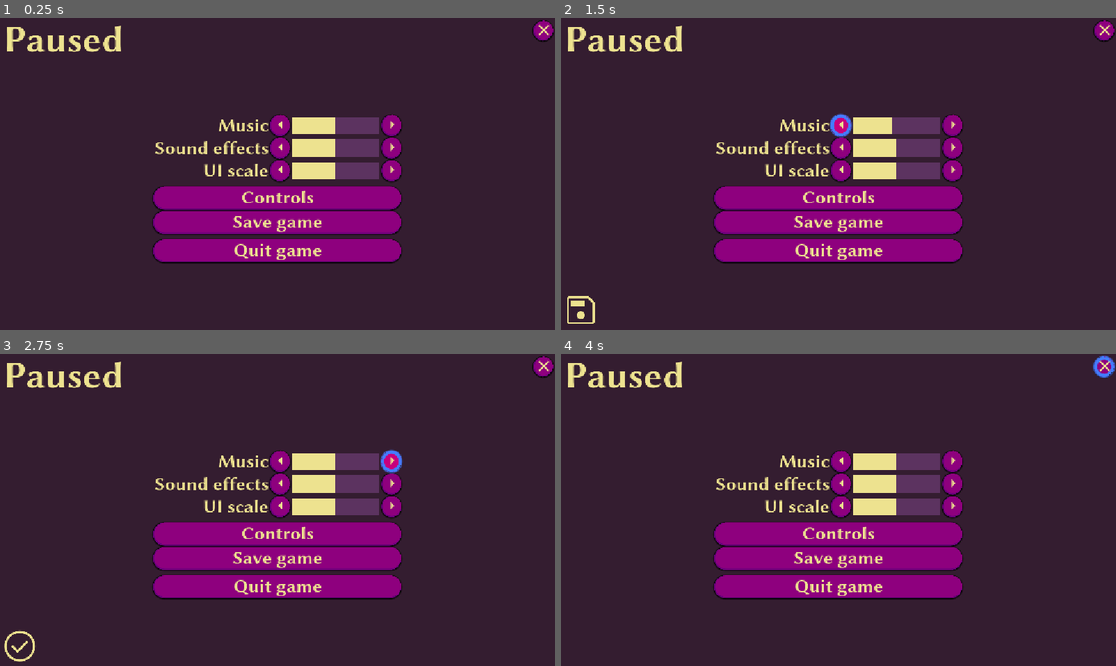
Above: before the commit, frames 1-4 (two rows, left to right).
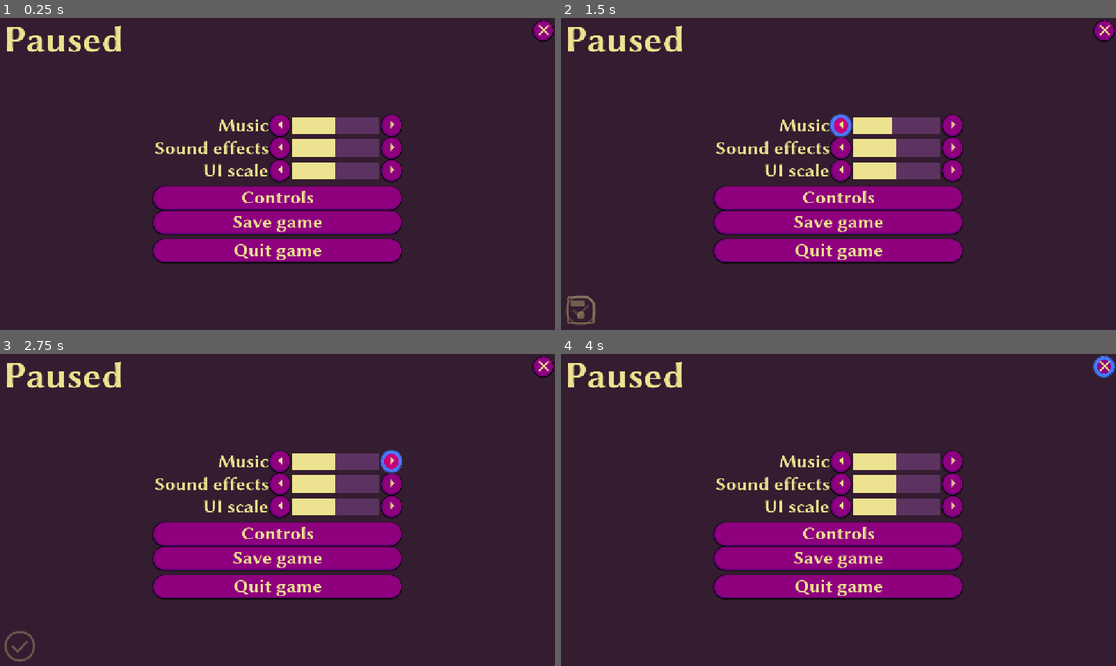
Above: after the commit, the same moments.

Repository: proximadams/Good-UI-Demo
Game: Godot game, scene res://scenes/pause_menu.tscn
The game is run twice, just before and just after one commit, with the same random seed, the same clock (stepped at 60 frames per second) and the same inputs.
Inputs (mouse positions are in pixels of both pictures, inside the frame that each line leads up to):
- Up to frame 1 (0.25 s): no input
- Up to frame 2 (1.5 s): click "Save game" at 0.5 s; click (838, 124) at 1.27 s
- Up to frame 3 (2.75 s): click (388, 460) at 2.02 s
- Up to frame 4 (4 s): click "Controls" at 2.75 s; move the mouse to (960, 494) at 3.52 s; hold Right (ui_right) from 3.53 s (still down); click (960, 494) at 3.67 s

The runs differ from the first frame. In frame 2, 0.3% of the frame differs, in the area x 0-7%, y 88-99%; in frame 3, 0.2%; in frame 4, less than 0.1%.

Commit message:
quit game button asks if you're sure

Diff:
--- a/scenes/pause_menu.tscn
+++ b/scenes/pause_menu.tscn
@@ -12,7 +12,7 @@
 
 [sub_resource type="Animation" id="Animation_knqa7"]
 resource_name = "alert"
-length = 3.0
+length = 2.3
 step = 0.1
 tracks/0/type = "value"
 tracks/0/imported = false
@@ -21,7 +21,7 @@
 tracks/0/interp = 1
 tracks/0/loop_wrap = true
 tracks/0/keys = {
-"times": PackedFloat32Array(0, 1.2, 1.5, 2.5, 3),
+"times": PackedFloat32Array(0, 0.9, 1.1, 1.9, 2.3),
 "transitions": PackedFloat32Array(1, 1, 1, 1, 1),
 "update": 0,
 "values": [Color(1, 1, 1, 0), Color(1, 1, 1, 0), Color(1, 1, 1, 1), Color(1, 1, 1, 1), Color(1, 1, 1, 0)]
@@ -33,7 +33,7 @@
 tracks/1/interp = 1
 tracks/1/loop_wrap = true
 tracks/1/keys = {
-"times": PackedFloat32Array(0, 0.1, 1, 1.3),
+"times": PackedFloat32Array(0, 0.1, 0.8, 1),
 "transitions": PackedFloat32Array(1, 1, 1, 1),
 "update": 0,
 "values": [Color(1, 1, 1, 0), Color(1, 1, 1, 1), Color(1, 1, 1, 1), Color(1, 1, 1, 0)]
@@ -340,6 +340,41 @@
 &"": SubResource("AnimationLibrary_71k7c")
 }
 
+[node name="Control" type="Control" parent="."]
+layout_mode = 1
+anchors_preset = 8
+anchor_left = 0.5
+anchor_top = 0.5
+anchor_right = 0.5
+anchor_bottom = 0.5
+grow_horizontal = 2
+grow_vertical = 2
+
+[node name="ColorRect" type="ColorRect" parent="Control"]
+visible = false
+clip_contents = true
+layout_mode = 1
+anchors_preset = 8
+anchor_left = 0.5
+anchor_top = 0.5
+anchor_right = 0.5
+anchor_bottom = 0.5
+offset_left = -5000.0
+offset_top = -5000.0
+offset_right = 5000.0
+offset_bottom = 5000.0
+grow_horizontal = 2
+grow_vertical = 2
+color = Color(0, 0, 0, 0)
+
+[node name="ConfirmationDialog" type="ConfirmationDialog" parent="Control"]
+title = ""
+position = Vector2i(400, 300)
+size = Vector2i(368, 163)
+ok_button_text = "  Yes  "
+dialog_text = " Quit game? "
+cancel_button_text = "  No  "
+
 [connection signal="ready" from="ButtonDefaultFocus" to="ButtonDefaultFocus" method="grab_focus"]
 [connection signal="pressed" from="ButtonClose" to="." method="queue_free"]
 [connection signal="pressed" from="CentreControls/VBoxContainer/MusicHBoxContainer/ButtonLess" to="." method="_incdec_slider" binds= [0, false]]
@@ -350,4 +385,7 @@
 [connection signal="pressed" from="CentreControls/VBoxContainer/UiScaleHBoxContainer/ButtonMore" to="." method="_incdec_slider" binds= [2, true]]
 [connection signal="pressed" from="CentreControls/VBoxContainer/SaveGameButton" to="GameSavedAlert/AnimationPlayer" method="play" binds= ["alert"]]
 [connection signal="pressed" from="CentreControls/VBoxContainer/SaveGameButton" to="GameSavedAlert/AnimationPlayer" method="seek" binds= [0.0]]
-[connection signal="pressed" from="CentreControls/VBoxContainer/QuitGameButton" to="." method="_on_quit_game_button_pressed"]
+[connection signal="pressed" from="CentreControls/VBoxContainer/QuitGameButton" to="Control/ConfirmationDialog" method="popup"]
+[connection signal="pressed" from="CentreControls/VBoxContainer/QuitGameButton" to="Control/ColorRect" method="set_visible" binds= [true]]
+[connection signal="canceled" from="Control/ConfirmationDialog" to="Control/ColorRect" method="set_visible" binds= [false]]
+[connection signal="confirmed" from="Control/ConfirmationDialog" to="." method="quit_game"]
--- a/scripts/pause_menu.gd
+++ b/scripts/pause_menu.gd
@@ -37,9 +37,6 @@
 		if currChild.tooltip_text != '':
 			currChild.connect('child_entered_tree', try_tooltip_resize)
 
-func _on_quit_game_button_pressed() -> void:
-	tree.quit()
-
 func _incdec_slider(sliderIndex: int, increase: bool) -> void:
 	if 0 <= sliderIndex and sliderIndex < sliderArr.size():
 		var currSlider = sliderArr[sliderIndex]
@@ -72,6 +69,5 @@
 		for currChild in children:
 			currChild.scale = Vector2(scaleValue, scaleValue)
 
-
-func seek(extra_arg_0: float) -> void:
-	pass # Replace with function body.
+func quit_game() -> void:
+	tree.quit()
--- a/themes/menu_default.tres
+++ b/themes/menu_default.tres
@@ -1,6 +1,18 @@
-[gd_resource type="Theme" load_steps=12 format=3 uid="uid://5nde0l3be8rs"]
+[gd_resource type="Theme" load_steps=14 format=3 uid="uid://5nde0l3be8rs"]
 
 [ext_resource type="FontFile" uid="uid://t72y1sbqmcwr" path="res://themes/fonts/LibertinusSans-Bold.ttf" id="1_7v8yb"]
+
+[sub_resource type="StyleBoxFlat" id="StyleBoxFlat_f2vxi"]
+bg_color = Color(0.643137, 0, 0.54902, 1)
+expand_margin_left = 8.0
+expand_margin_top = 30.0
+expand_margin_right = 8.0
+expand_margin_bottom = 8.0
+shadow_color = Color(0, 0, 0, 0.588235)
+shadow_size = 10000
+
+[sub_resource type="StyleBoxFlat" id="StyleBoxFlat_e2633"]
+bg_color = Color(0.419608, 0, 0.486275, 1)
 
 [sub_resource type="StyleBoxFlat" id="StyleBoxFlat_6bk1m"]
 draw_center = false
@@ -75,6 +87,10 @@
 border_color = Color(0.203922, 0.113725, 0.188235, 0)
 
 [resource]
+AcceptDialog/font_sizes/title_font_size = 32
+AcceptDialog/fonts/title_font = ExtResource("1_7v8yb")
+AcceptDialog/styles/embedded_border = SubResource("StyleBoxFlat_f2vxi")
+AcceptDialog/styles/panel = SubResource("StyleBoxFlat_e2633")
 Button/colors/font_color = Color(0.929454, 0.887578, 0.561346, 1)
 Button/colors/font_focus_color = Color(0.929412, 0.886275, 0.560784, 1)
 Button/colors/font_pressed_color = Color(0.929412, 0.886275, 0.560784, 0.780392)
